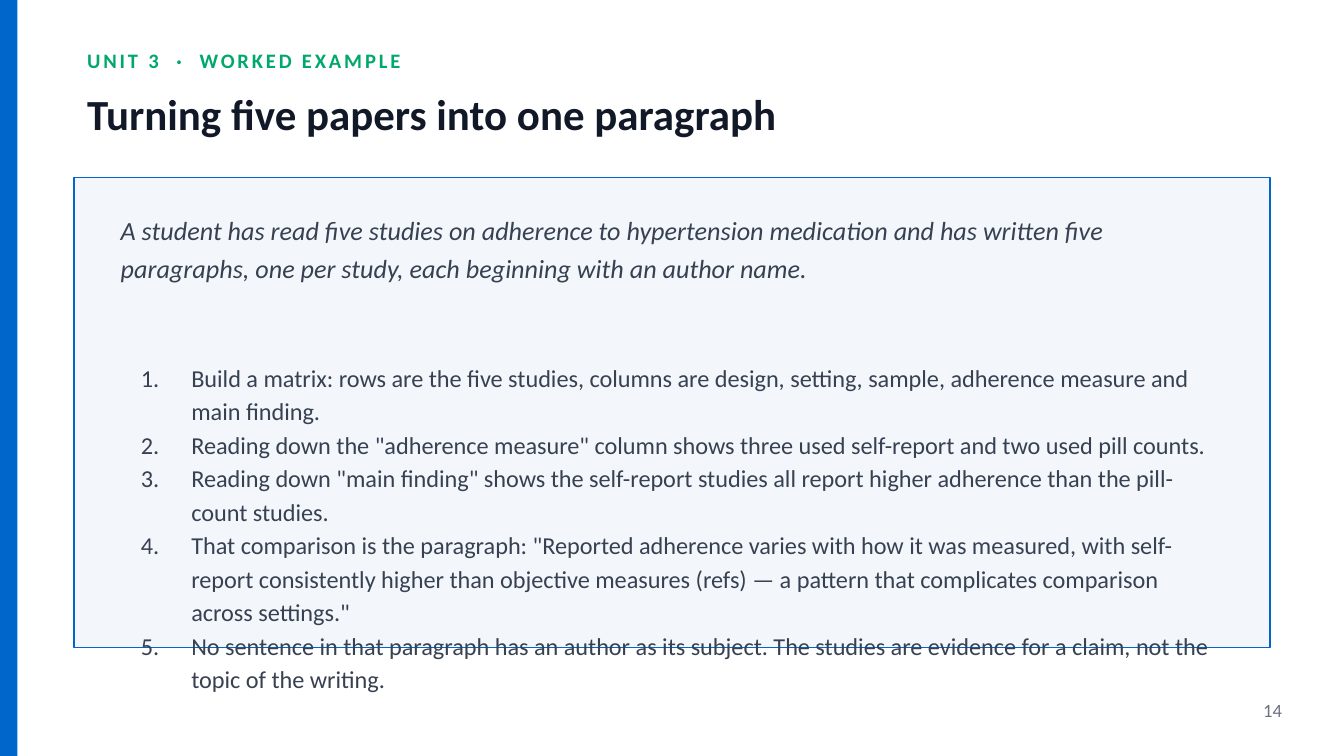
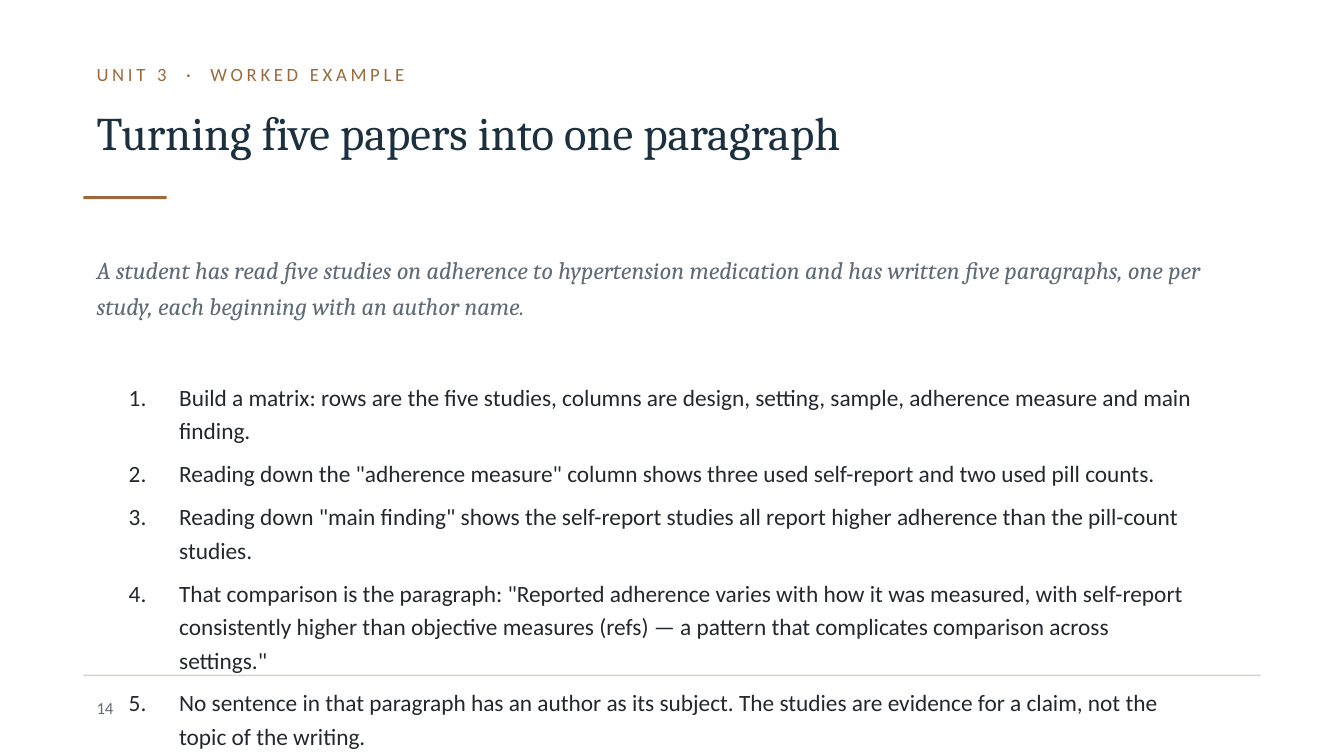
Before and after one commit to JesseAnak7534/ICBB, a slide deck: slide 14 of icbb-website/materials/research-methods/unit-03-slides.pptx. Drawn at 1344x756 pixels with LibreOffice and Linux fonts; fonts in the diff are those of the drawing; background and template pictures are left out. Boxes give left, top, right and bottom in pixels: in the first picture for what was removed or moved away, otherwise in the second. Text is boxed around its words. In the diff, an @@ line names an element or a change of style, - is before the commit and + after.

```diff
--- a/icbb-website/materials/research-methods/unit-03-slides.pptx
+++ b/icbb-website/materials/research-methods/unit-03-slides.pptx
@@ rectangle removed at (0,0,17,756) @@
@@ text "UNIT 3 · WORKED EXAMPLE": place and size @@
-text "UNIT 3 · WORKED EXAMPLE" at (87,54,400,68)
+text "UNIT 3 · WORKED EXAMPLE" at (97,69,404,81)
@@ text "UNIT 3 · WORKED EXAMPLE" at (97,69,404,81): size 11 to 10 pt, text colour #00A86B to #9A6A3C, letter spacing 1.5 to 2 pt, bold off @@
@@ text "Turning five papers into one ...": place and size @@
-text "Turning five papers into one ..." at (87,100,776,138)
+text "Turning five papers into one ..." at (97,117,840,160)
@@ text "Turning five papers into one ..." at (97,117,840,160): size 23 to 25 pt, font Calibri to Cambria, text colour #111827 to #1C3140, bold off @@
@@ rectangle removed at (74,177,1270,648) @@
@@ rectangle added at (83,196,167,199), fill #9A6A3C @@
@@ text "A student has read five ...": place and size @@
-text "A student has read five ..." at (121,222,1103,283)
+text "A student has read five ..." at (97,262,1200,321)
@@ text "A student has read five ..." at (97,262,1200,321): size 14 to 13 pt, font Calibri to Cambria, text colour #374151 to #5F6B76; line spacing 1.2 to 1.24 @@
@@ text "Build a matrix: rows are ...": place and size @@
-text "Build a matrix: rows are ..." at (191,370,1208,692)
+text "Build a matrix: rows are ..." at (179,389,1190,749)
@@ text "Build a matrix: rows are ..." at (179,389,1190,749): size 13 to 12.5 pt, text colour #374151 to #23282E; line spacing 1.15 to 1.2; more space between paragraphs @@
@@ rectangle added at (83,675,1261,676), fill #D8D3CB @@
@@ page number: place and size @@
-page number at (1263,705,1282,717)
+page number at (97,703,114,714)
@@ page number at (97,703,114,714): size 10 to 9 pt, text colour #6B7280 to #5F6B76 @@
```
Also in this commit, not shown: 17 other slides changed, 49 other files.
